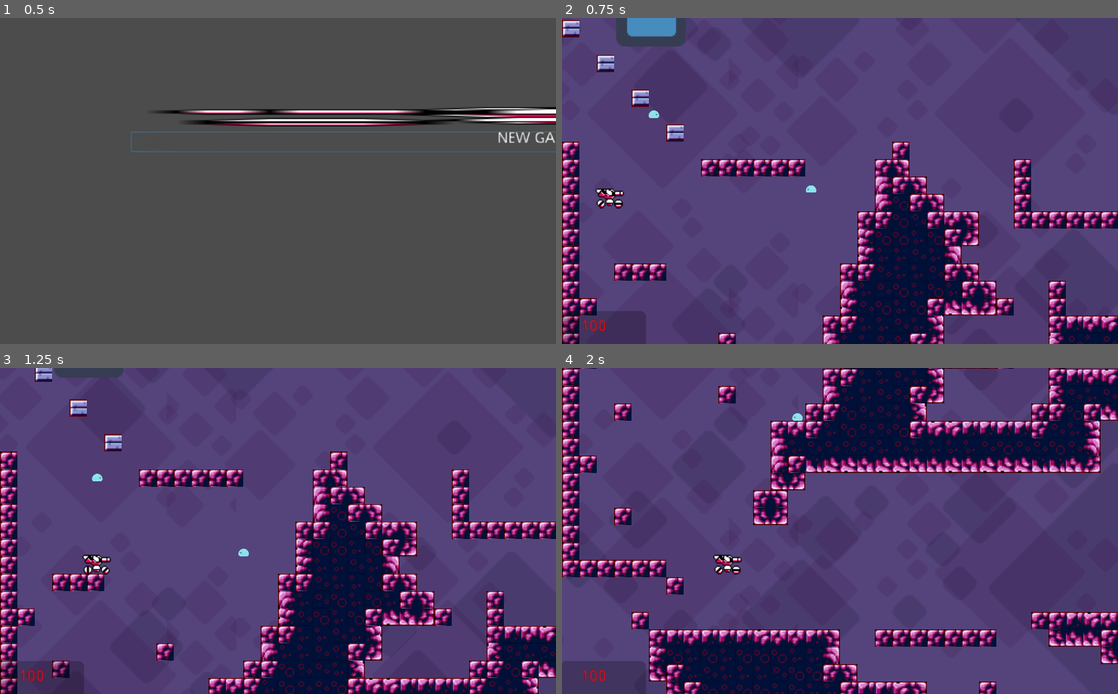
Above: before the commit, frames 1-4 (two rows, left to right).
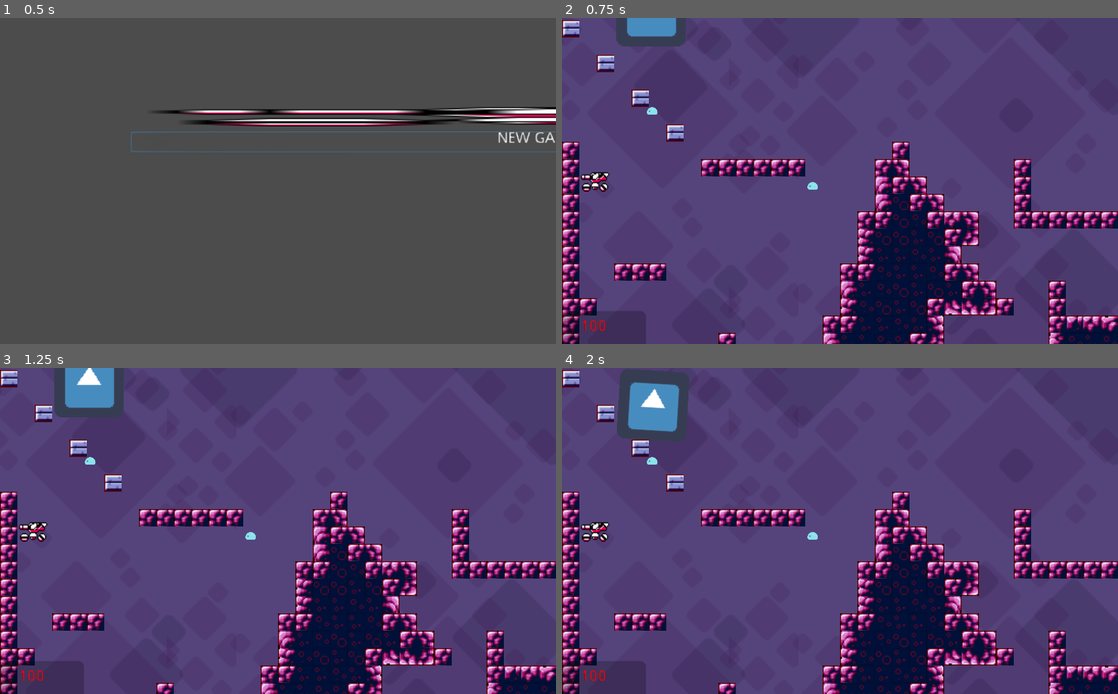
Above: after the commit, the same moments.

Repository: stephenmm/giza
Game: Godot game, scene res://TitleScreen.tscn
Same seed, same stepped clock (60 frames per second), same inputs: the game is played once before the commit and once after it. After the commit the project has no main scene; this scene is started directly in both runs. The engine's default icon, where the game draws it, is replaced by a stand-in: a white triangle on a blue panel in a dark square.
Inputs:
- Up to frame 1 (0.5 s): no input
- Up to frame 2 (0.75 s): tap Enter at 0.5 s; hold D (right) from 0.53 s (still down)
- Up to frame 3 (1.25 s): keep holding D (right); tap Space (jump) at 0.77 s
- Up to frame 4 (2 s): keep holding D (right); tap Space (jump) at 1.52 s

Frame 1 is identical in both runs. In frame 2, 0.5% of the frame differs, in the area x 3-46%, y 27-59%; in frame 3, 27%; in frame 4, 47%, in the area x 0-100%, y 0-100%.
Error after the commit: Parse Error: The class "BaseChar" couldn't be fully loaded (script error or cyclic dependency). (res://steve.gd:1)

Commit message:
Moved files around within godot so the fallout was minimum. Commmitting the new structure with smartgit to see if it can understand the moves and renames of the files.

Diff:
--- a/project.godot
+++ b/project.godot
@@ -12,22 +12,22 @@
 "base": "KinematicBody2D",
 "class": "BaseChar",
 "language": "GDScript",
-"path": "res://BaseChar.gd"
+"path": "res://charecters/BaseChar.gd"
 }, {
 "base": "BaseChar",
 "class": "BaseEnemy",
 "language": "GDScript",
-"path": "res://BaseEnemy.gd"
+"path": "res://charecters/enemies/BaseEnemy.gd"
 }, {
 "base": "RigidBody2D",
 "class": "BaseItem",
 "language": "GDScript",
-"path": "res://BaseItem.gd"
+"path": "res://models/items/BaseItem.gd"
 }, {
 "base": "Object",
 "class": "Damage",
 "language": "GDScript",
-"path": "res://Damage.gd"
+"path": "res://models/concepts/Damage.gd"
 }, {
 "base": "Node",
 "class": "Global",
@@ -37,7 +37,7 @@
 "base": "BaseChar",
 "class": "enemy",
 "language": "GDScript",
-"path": "res://enemy.gd"
+"path": "res://charecters/enemies/enemy.gd"
 } ]
 _global_script_class_icons={
 "BaseChar": "",
@@ -51,8 +51,8 @@
 [application]
 
 config/name="Platformer Game"
-run/main_scene="res://TitleScreen.tscn"
-config/icon="res://icon.png"
+run/main_scene="res://scenes/title/TitleScreen.tscn"
+config/icon="res://scenes/lvls/lvl1_intro_cave/icon.png"
 
 [display]
 
Not shown, removed: ASSETS/BlasterMasterChar.png.import
Not shown, removed: ASSETS/BlasterMasterCharWalking.png.import
Not shown, removed: ASSETS/background/set2_background.png.import
Not shown, removed: ASSETS/background/set2_tiles.png.import
Not shown, removed: ASSETS/enemies/slimeBlue.png.import
Not shown, removed: ASSETS/enemies/slimeBlue_blue.png.import
Not shown, removed: REMOVEME/REMOVEME2.txt
Not shown, removed: icon.png.import
Not shown, removed: metroid_world_sprite_sheet.png.import
